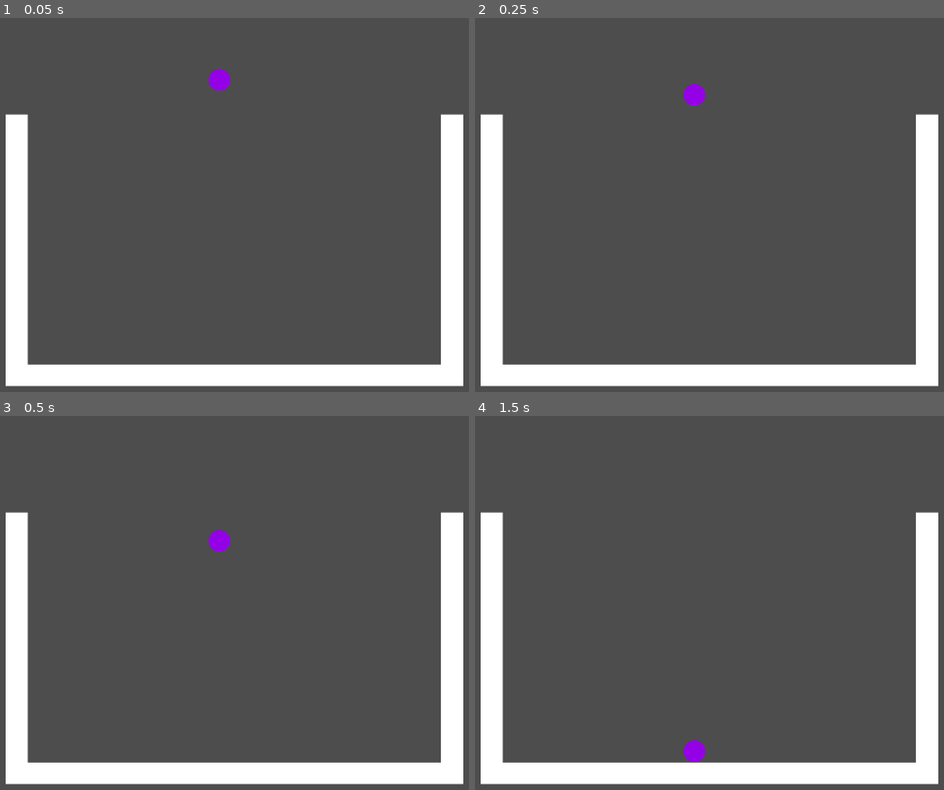
Above: before the commit, frames 1-4 (two rows, left to right).
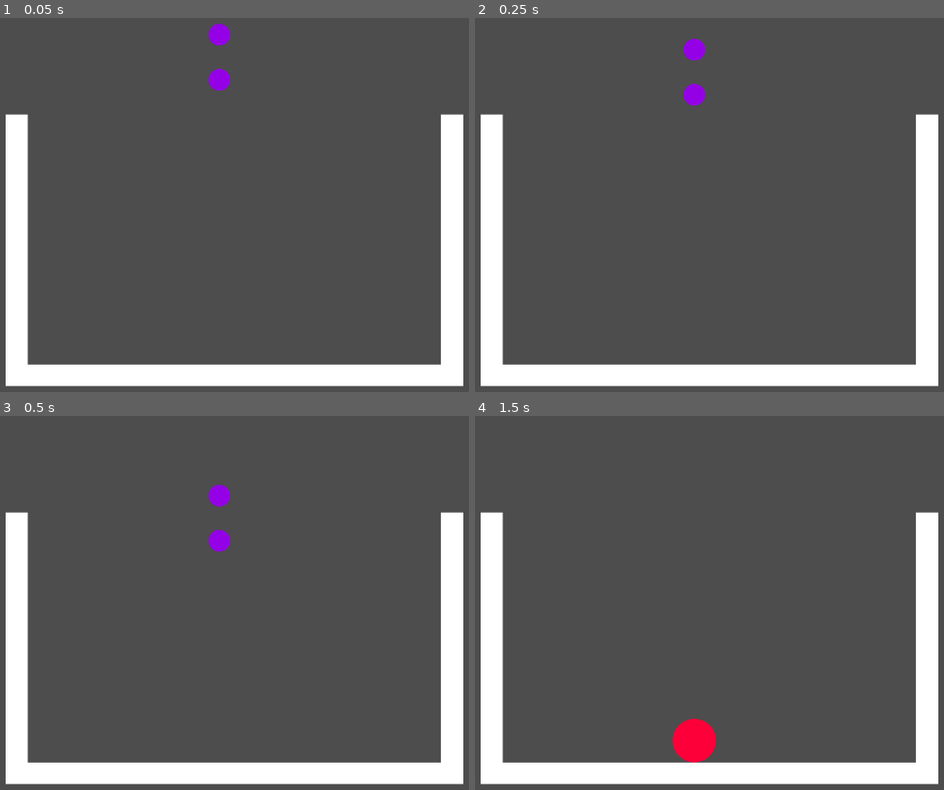
Above: after the commit, the same moments.

Repository: Javachup/godot-prototypes
Game: Godot game, scene res://Scenes/root.tscn
Two runs of this game, one before a commit and one after it. Both use one fixed random seed, a clock stepped at 60 frames per second and the inputs below.
Inputs:
- Up to frame 1 (0.05 s): no input
- Up to frame 2 (0.25 s): no input
- Up to frame 3 (0.5 s): no input
- Up to frame 4 (1.5 s): no input

The runs differ from the first frame. In frame 1, 0.2% of the frame differs, in the area x 44-50%, y 1-8%; in frame 2, 0.2%; in frame 3, 0.2%; in frame 4, 0.9%, in the area x 42-52%, y 80-93%.

Commit message:
adds merging

Diff:
--- a/Suika/Objects/Fruit/fruit.gd
+++ b/Suika/Objects/Fruit/fruit.gd
@@ -4,3 +4,5 @@
 @export var name := "no name"
 @export var color := Color.WHITE
 @export var radius := 100.0
+
+@export var merge_into : Fruit
--- a/Suika/Objects/Fruit/fruit_obj.gd
+++ b/Suika/Objects/Fruit/fruit_obj.gd
@@ -1,17 +1,30 @@
+class_name FruitObj
 extends Node2D
 
 @export_category("External Refs")
-@export var fruit : Fruit
+@export var fruit : Fruit :
+	get:
+		return fruit
+	set(value):
+		fruit = value
+		if sprite:
+			sprite.modulate = fruit.color
+		_set_scale_children(fruit.radius * 0.01)
 
 @export_group("Internal Refs")
 @export var sprite : Sprite2D
 
-# Called when the node enters the scene tree for the first time.
 func _ready():
-	sprite.modulate = fruit.color
-	set_scale_children(fruit.radius * 0.01)
+	fruit = fruit
 
-func set_scale_children(new_scale : float):
+func _on_body_entered(body):
+	if body is FruitObj:
+		if body.fruit == fruit:
+			position = lerp(position, body.position, 0.5)
+			fruit = fruit.merge_into
+			body.free()
+
+func _set_scale_children(new_scale : float):
 	for child in get_children():
 		if child is Node2D:
 			(child as Node2D).scale = Vector2(new_scale, new_scale)
--- a/Suika/Objects/Fruit/fruit_obj.tscn
+++ b/Suika/Objects/Fruit/fruit_obj.tscn
@@ -11,7 +11,11 @@
 radius = 100.0
 
 [node name="Fruit" type="RigidBody2D" node_paths=PackedStringArray("sprite")]
+collision_layer = 2
+collision_mask = 3
 physics_material_override = SubResource("PhysicsMaterial_2kxi5")
+max_contacts_reported = 1
+contact_monitor = true
 script = ExtResource("1_u8dx8")
 fruit = ExtResource("2_sylgm")
 sprite = NodePath("Art/Sprite2D")
@@ -24,3 +28,5 @@
 [node name="Sprite2D" type="Sprite2D" parent="Art"]
 scale = Vector2(0.78, 0.78)
 texture = ExtResource("2_xrqp1")
+
+[connection signal="body_entered" from="." to="." method="_on_body_entered"]
--- a/Suika/Resources/Fruit/blueberry.tres
+++ b/Suika/Resources/Fruit/blueberry.tres
@@ -1,9 +1,11 @@
-[gd_resource type="Resource" script_class="Fruit" load_steps=2 format=3 uid="uid://d302d0umqw3hq"]
+[gd_resource type="Resource" script_class="Fruit" load_steps=3 format=3 uid="uid://d302d0umqw3hq"]
 
 [ext_resource type="Script" path="res://Objects/Fruit/fruit.gd" id="1_bswhx"]
+[ext_resource type="Resource" uid="uid://b1kxuambvyhg7" path="res://Resources/Fruit/strawberry.tres" id="1_ix45u"]
 
 [resource]
 script = ExtResource("1_bswhx")
 name = "Blueberry"
 color = Color(0.579861, 0.00336492, 0.902852, 1)
 radius = 20.0
+merge_into = ExtResource("1_ix45u")
--- /dev/null
+++ b/Suika/Resources/Fruit/strawberry.tres
@@ -0,0 +1,9 @@
+[gd_resource type="Resource" script_class="Fruit" load_steps=2 format=3 uid="uid://b1kxuambvyhg7"]
+
+[ext_resource type="Script" path="res://Objects/Fruit/fruit.gd" id="1_02752"]
+
+[resource]
+script = ExtResource("1_02752")
+name = "Strawberry"
+color = Color(0.992157, 0, 0.223529, 1)
+radius = 40.0
--- a/Suika/Scenes/root.tscn
+++ b/Suika/Scenes/root.tscn
@@ -19,6 +19,7 @@
 position = Vector2(4, 39)
 
 [node name="Wall" type="StaticBody2D" parent="World/Bucket"]
+collision_mask = 3
 
 [node name="Polygon2D" type="Polygon2D" parent="World/Bucket/Wall"]
 position = Vector2(-400, -200)
@@ -29,6 +30,7 @@
 shape = SubResource("RectangleShape2D_vodqx")
 
 [node name="Wall2" type="StaticBody2D" parent="World/Bucket"]
+collision_mask = 3
 
 [node name="Polygon2D" type="Polygon2D" parent="World/Bucket/Wall2"]
 position = Vector2(400, -200)
@@ -39,6 +41,7 @@
 shape = SubResource("RectangleShape2D_vodqx")
 
 [node name="Wall3" type="StaticBody2D" parent="World/Bucket"]
+collision_mask = 3
 
 [node name="Polygon2D" type="Polygon2D" parent="World/Bucket/Wall3"]
 position = Vector2(-400, 260)
@@ -50,3 +53,6 @@
 
 [node name="Fruit" parent="." instance=ExtResource("1_iqcpl")]
 position = Vector2(-4, -225)
+
+[node name="Fruit2" parent="." instance=ExtResource("1_iqcpl")]
+position = Vector2(-4, -308)
--- a/Suika/project.godot
+++ b/Suika/project.godot
@@ -15,6 +15,11 @@
 config/features=PackedStringArray("4.2", "GL Compatibility")
 config/icon="res://icon.svg"
 
+[layer_names]
+
+2d_physics/layer_1="Level"
+2d_physics/layer_2="Fruit"
+
 [rendering]
 
 renderer/rendering_method="gl_compatibility"
